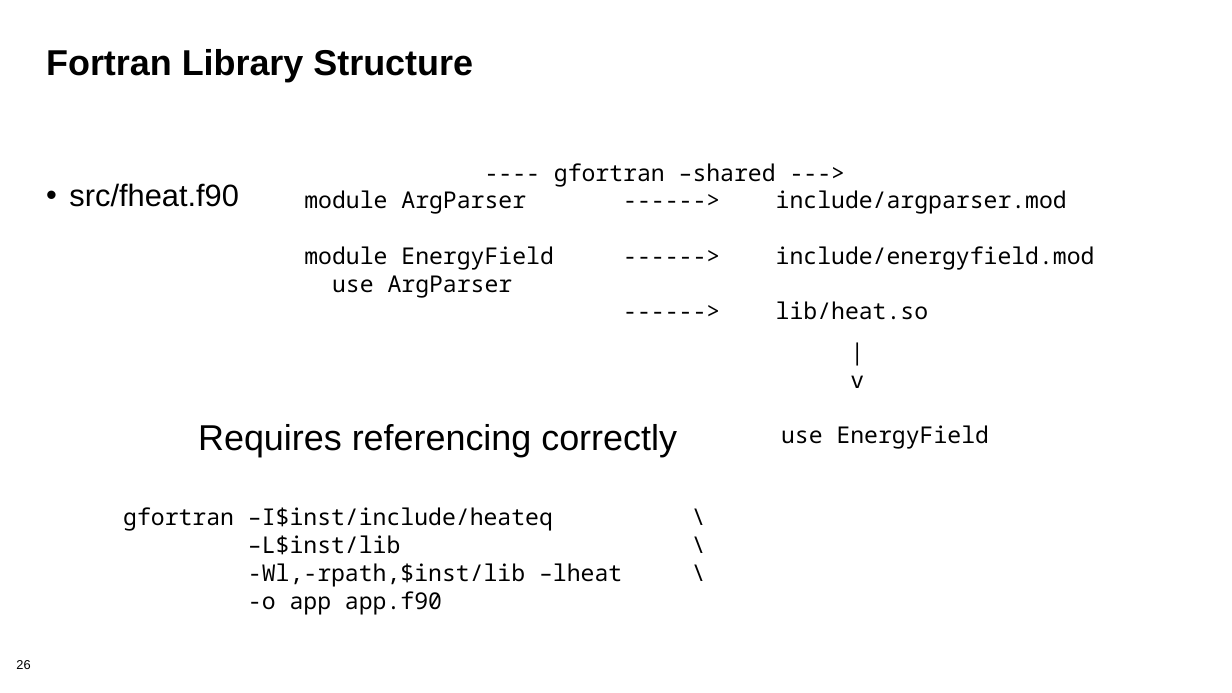
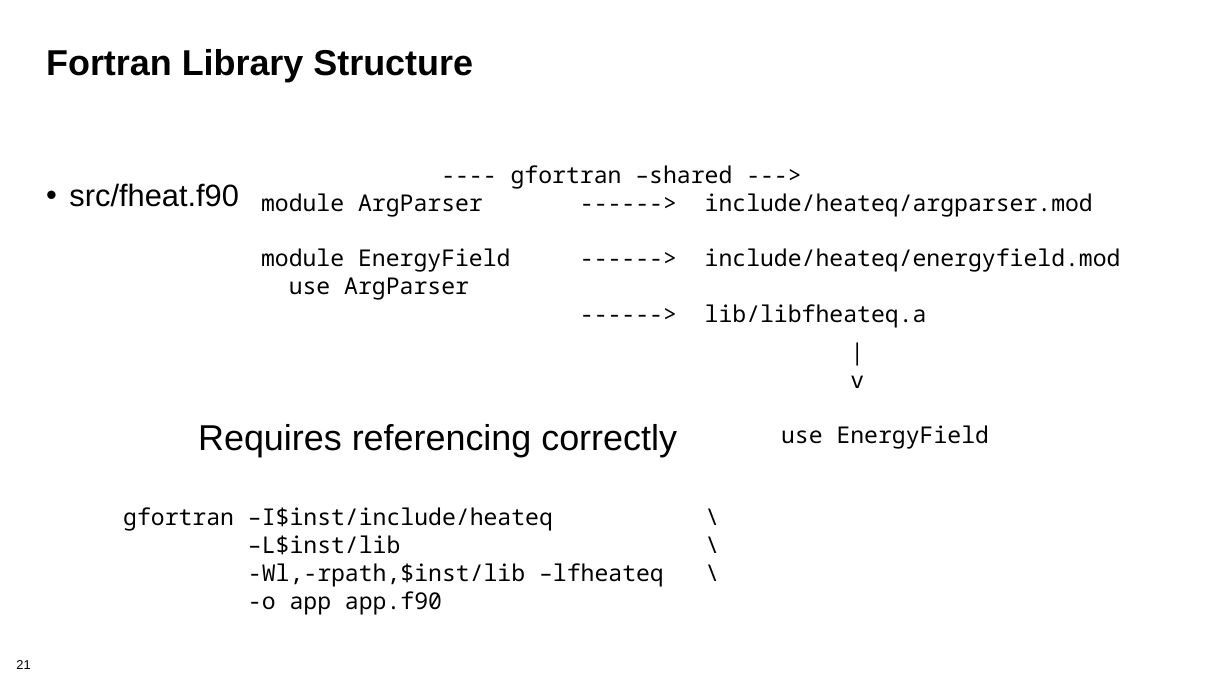
Before and after one commit to bssw-tutorial/presentations, a slide deck: slide 21 of packaging.pptx (slide 26 before the commit). Drawn at 1232x693 pixels with LibreOffice and Linux fonts; fonts in the diff are those of the drawing; background and template pictures are left out. Boxes give left, top, right and bottom in pixels: in the first picture for what was removed or moved away, otherwise in the second. Text is boxed around its words. In the diff, an @@ line names an element or a change of style, - is before the commit and + after.

```diff
--- a/packaging.pptx
+++ b/packaging.pptx
@@ text "---- gfortran –shared --->": place and size @@
-text "---- gfortran –shared --->" at <box>304,163,1095,320</box>
+text "---- gfortran –shared --->" at <box>261,165,1121,327</box>
@@ text at <box>261,193,1121,272</box>: text changed @@
-module ArgParser ------> include/argparser.mod
-module EnergyField ------> include/energyfield.mod
+module ArgParser ------> include/heateq/argparser.mod
+module EnergyField ------> include/heateq/energyfield.mod
@@ text at <box>705,304,927,327</box>: text changed @@
-------> lib/heat.so
+------> lib/libfheateq.a
@@ text at <box>248,563,664,587</box>: text changed @@
--Wl,-rpath,$inst/lib –lheat \
+-Wl,-rpath,$inst/lib –lfheateq \
@@ page number at <box>16,660,30,669</box>: text changed @@
-26
+21
```
Also in this commit, not shown: 17 other slides changed, 2 slides added, 1 other file.
